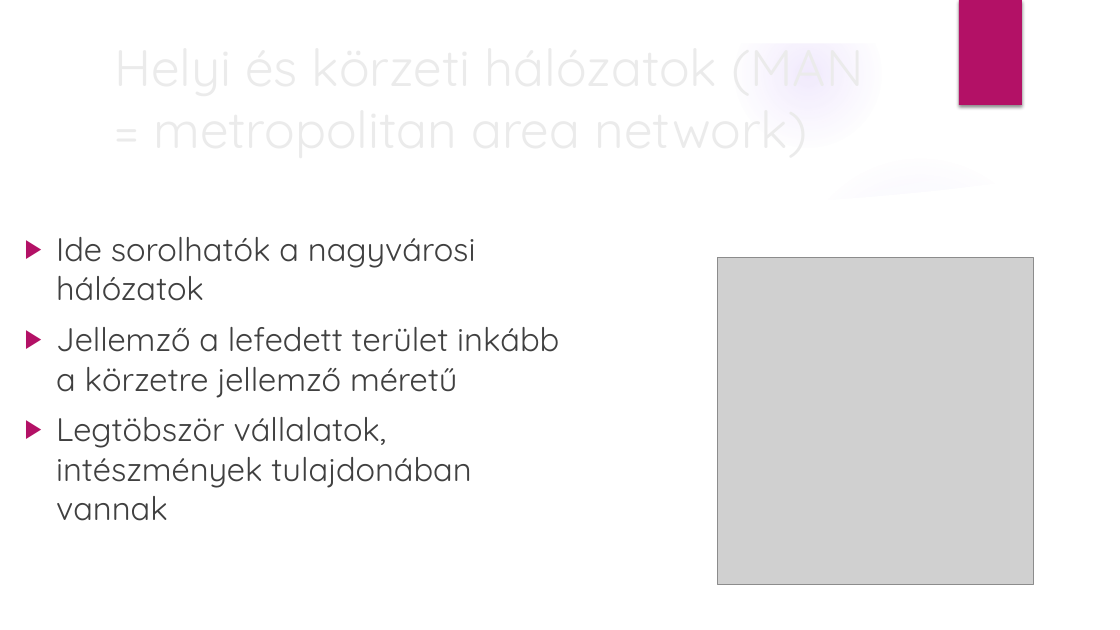
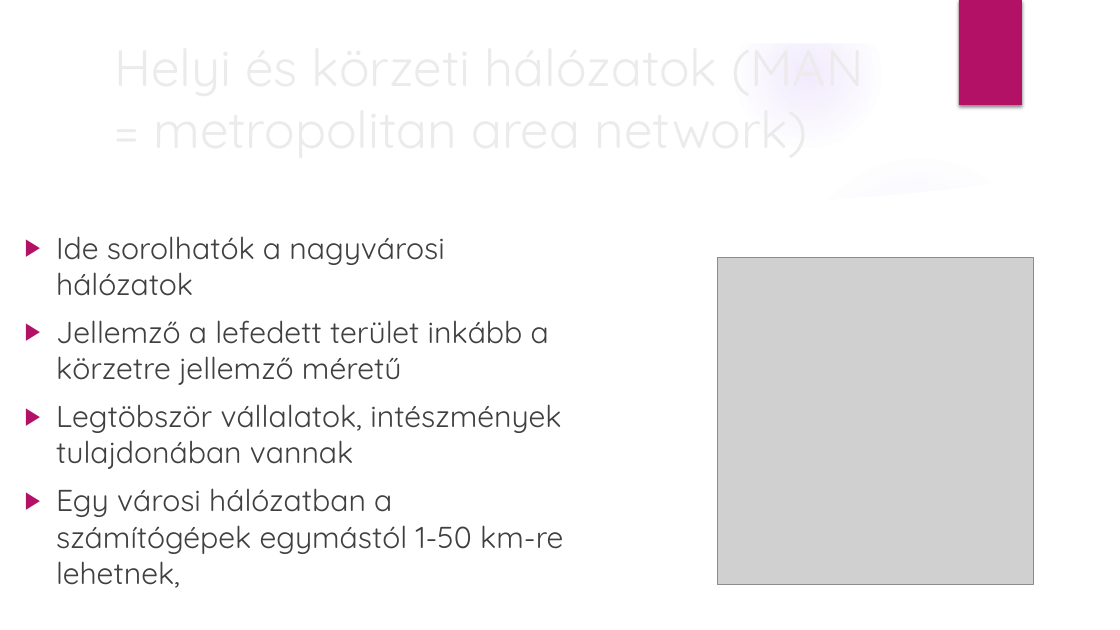
Before and after one commit to TeRdIkZaLan/Terdik-Zal-n-PPT, a slide deck: slide 7 of Hálózatok.pptx. Drawn at 1120x630 pixels with LibreOffice and Linux fonts; fonts in the diff are those of the drawing; grey boxes stand for pictures; background and template pictures are left out. Boxes give left, top, right and bottom in pixels: in the first picture for what was removed or moved away, otherwise in the second. Text is boxed around its words. In the diff, an @@ line names an element or a change of style, - is before the commit and + after.

```diff
--- a/Hálózatok.pptx
+++ b/Hálózatok.pptx
@@ text at (x1=56, y1=236, x2=561, y2=469): size 28 to 25.9 pt in "Ide sorolhatók a nagyvárosi hálózatok", "Jellemző a lefedett terület inkább a körzetre ...", "Legtöbször vállalatok, intészmények tulajdonában vannak" @@
@@ text at (x1=56, y1=488, x2=563, y2=588): paragraph added @@
+▶ Egy városi hálózatban a számítógépek egymástól 1-50 km-re lehetnek,
```
Also in this commit, not shown: 3 other slides changed, 1 slide added.
